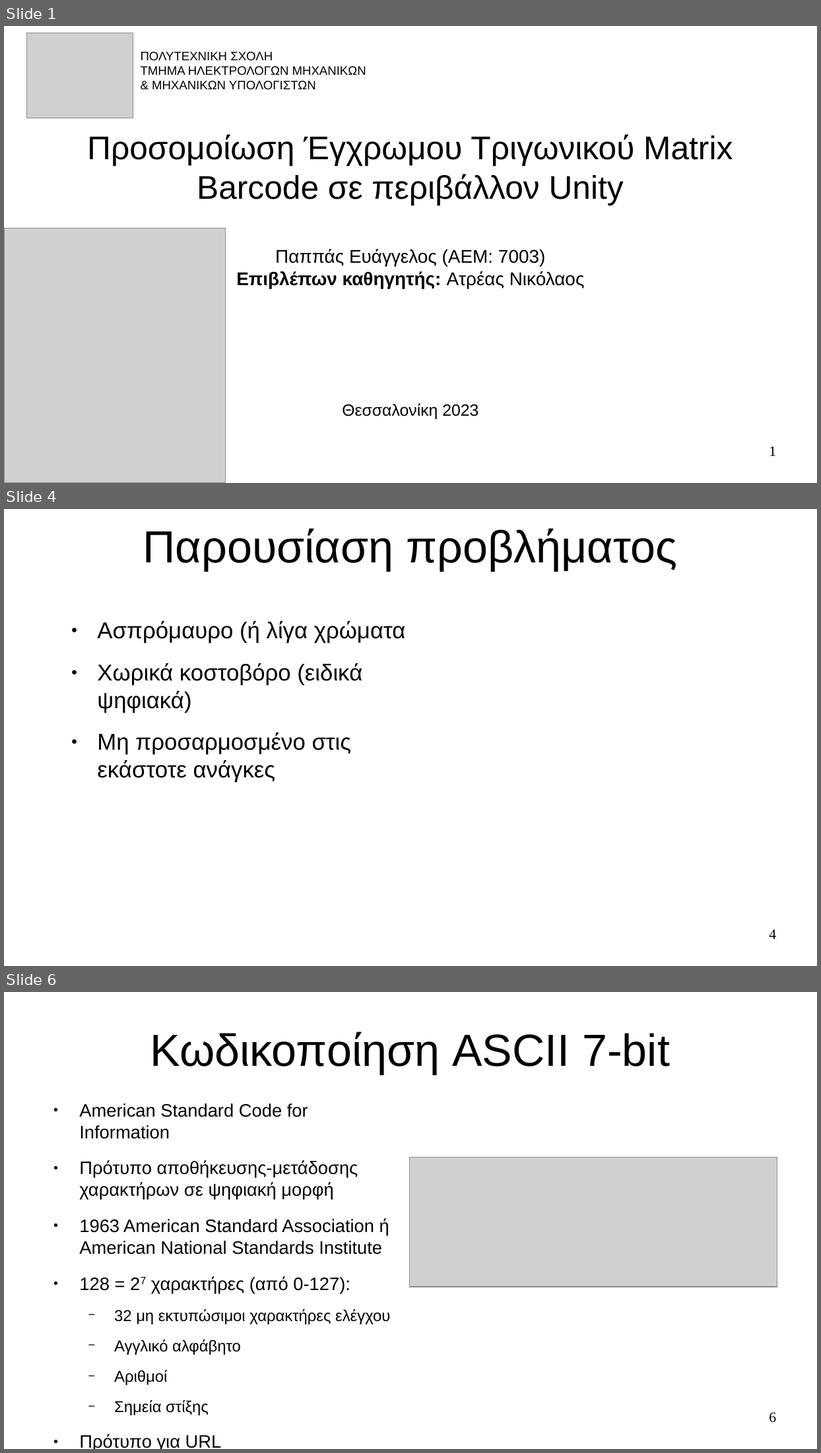
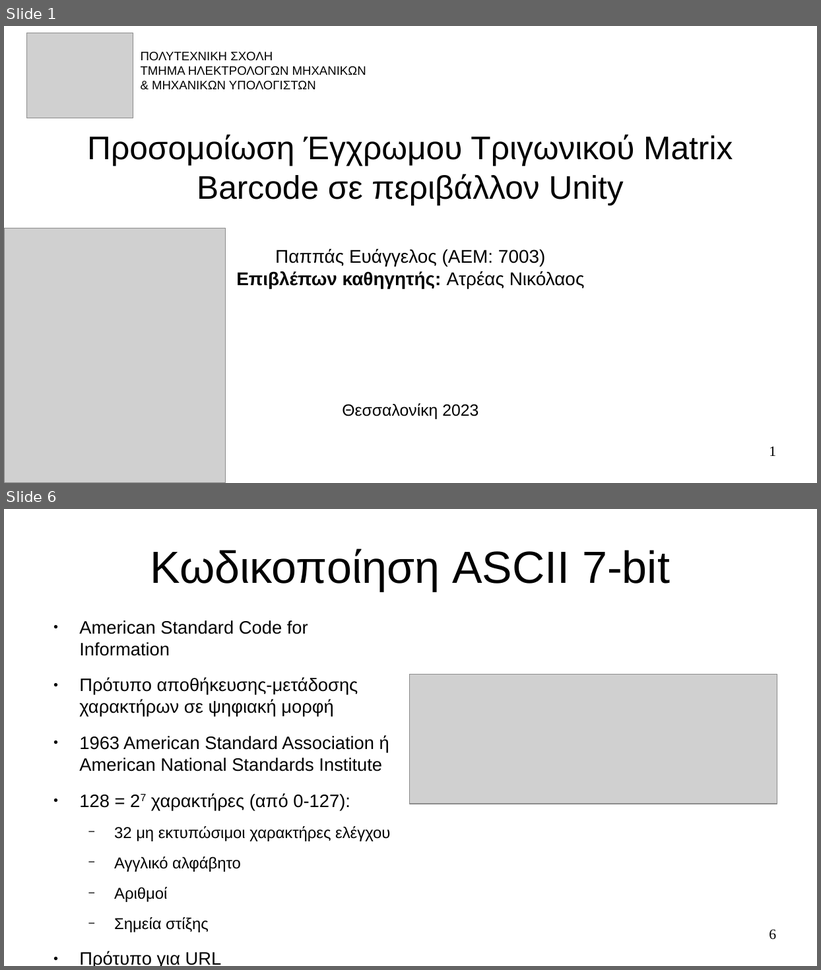
Before and after one commit to pevanget/Trigonix, a slide deck: Trigonix/Documentation/Παρουσίαση.odp. Shown one above the other, each under a label of ours: slides 1, 4 and 6 before the commit, slides 1 and 6 after it; the slides between them are not shown. The pictures are 821x1453 and 821x970 pixels, drawn with LibreOffice and Linux fonts; fonts in the diff are those of the drawing; grey boxes stand for pictures. Boxes give left, top, right and bottom in pixels: in the first picture for what was removed or moved away, otherwise in the second. Text is boxed around its words. In the diff, an @@ line names an element or a change of style, - is before the commit and + after.

```diff
--- a/Trigonix/Documentation/Παρουσίαση.odp
+++ b/Trigonix/Documentation/Παρουσίαση.odp
@@ slide 4 removed at <box>4,509,817,966</box>, background #FFFFFF @@
@@ title removed at <box>143,528,677,570</box> @@
-Παρουσίαση προβλήματος
@@ text removed at <box>97,621,406,782</box> @@
-● Ασπρόμαυρο (ή λίγα χρώματα
-● Χωρικά κοστοβόρο (ειδικά ψηφιακά)
-● Μη προσαρμοσμένο στις εκάστοτε ανάγκες
@@ page number removed at <box>769,929,776,939</box> @@
-4
```
Also in this commit, not shown: 4 slides changed, 5 slides added, 9 other files.
